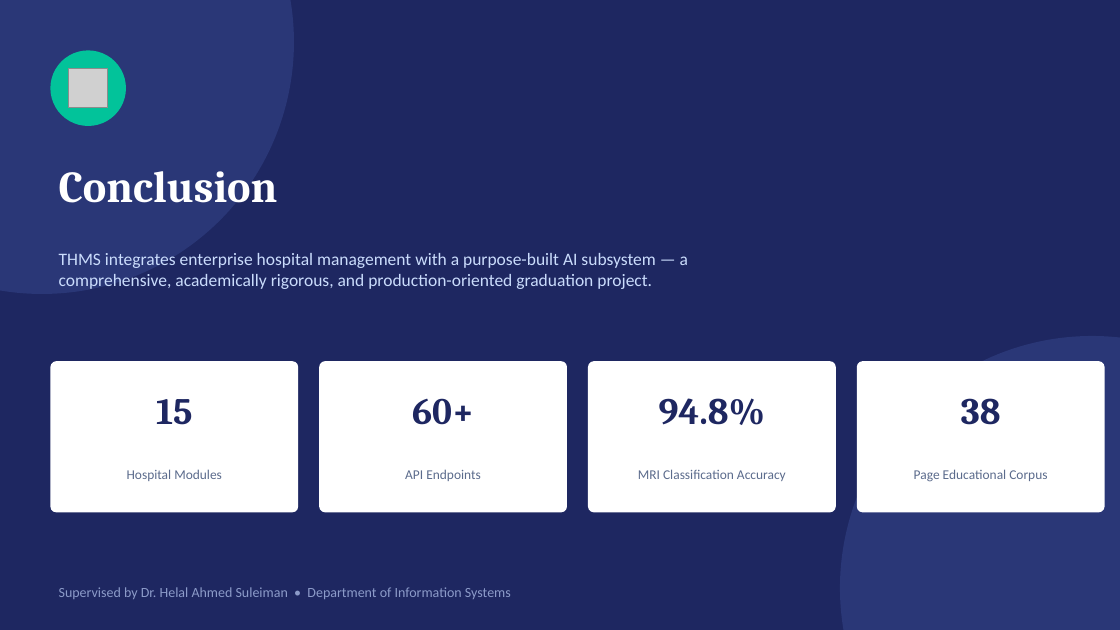
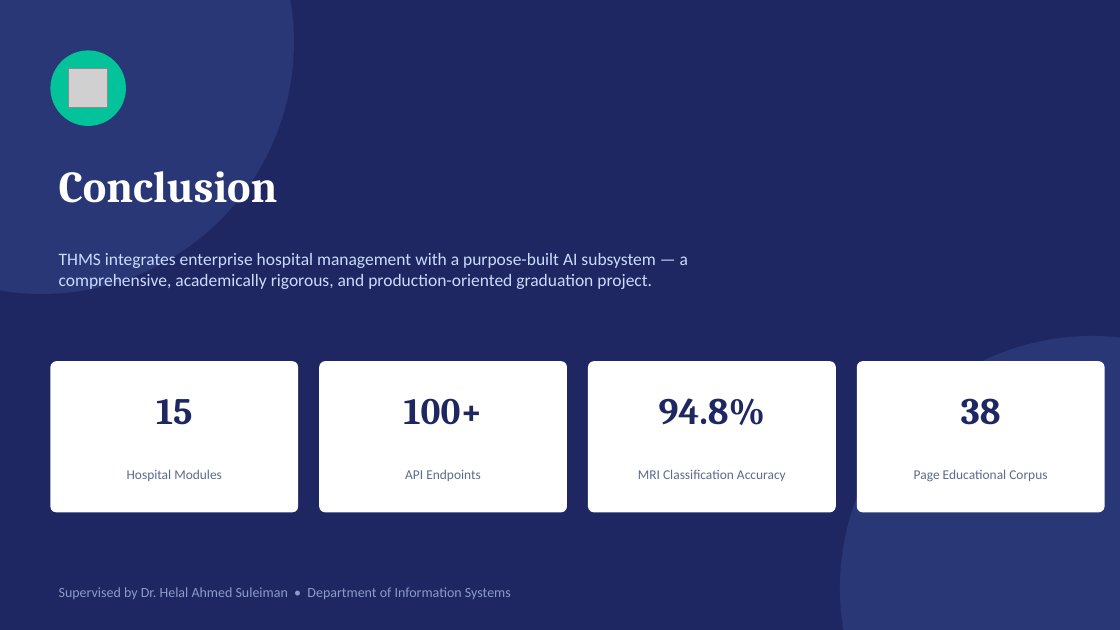
Before and after one commit to OsamaAhmedX04/Tumor-Hospital, a slide deck: slide 14 of THMS-Presentation.pptx. Drawn at 1120x630 pixels with LibreOffice and Linux fonts; fonts in the diff are those of the drawing; grey boxes stand for pictures. Boxes give left, top, right and bottom in pixels: in the first picture for what was removed or moved away, otherwise in the second. Text is boxed around its words. In the diff, an @@ line names an element or a change of style, - is before the commit and + after.

```diff
--- a/THMS-Presentation.pptx
+++ b/THMS-Presentation.pptx
@@ text at [404, 398, 483, 425]: text changed @@
-60+
+100+
```
Also in this commit, not shown: 5 other slides changed.
